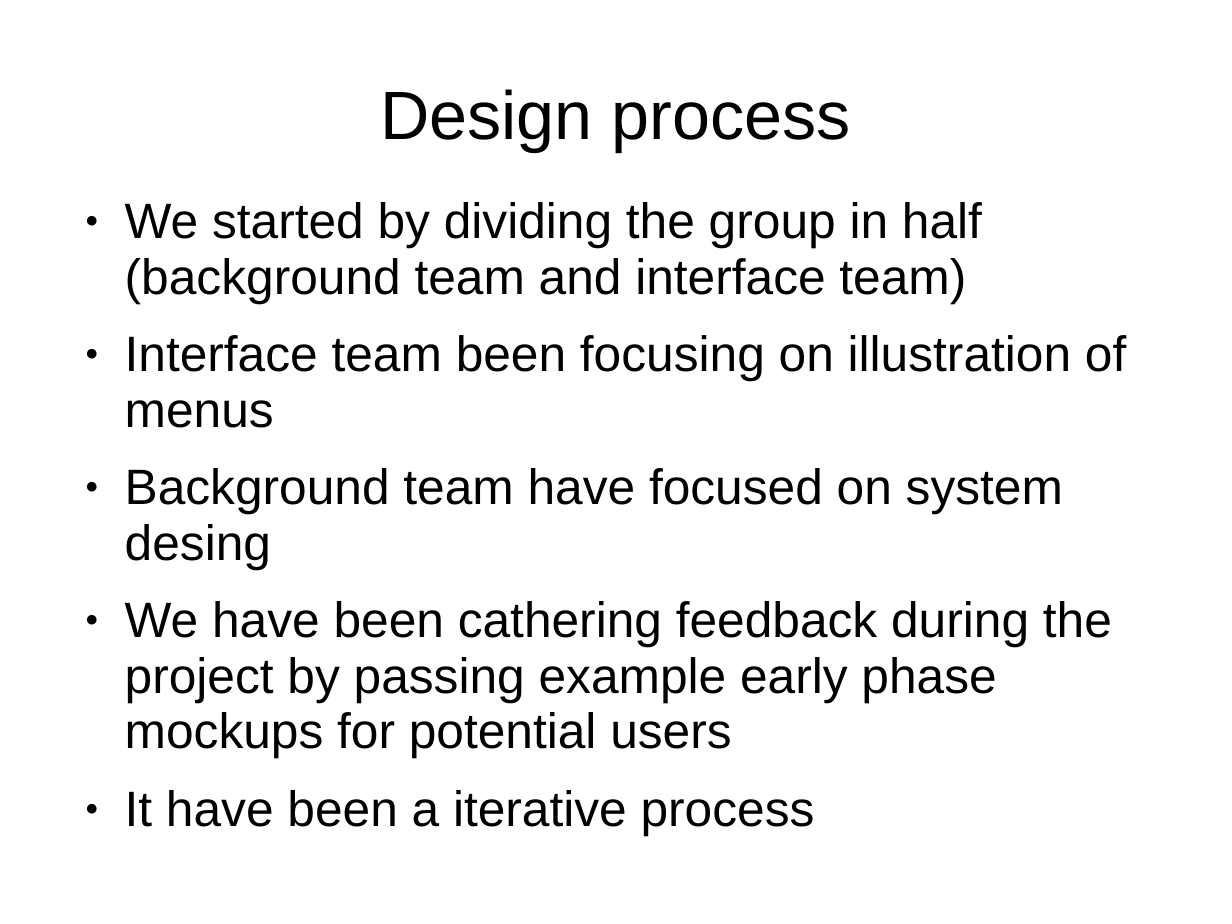
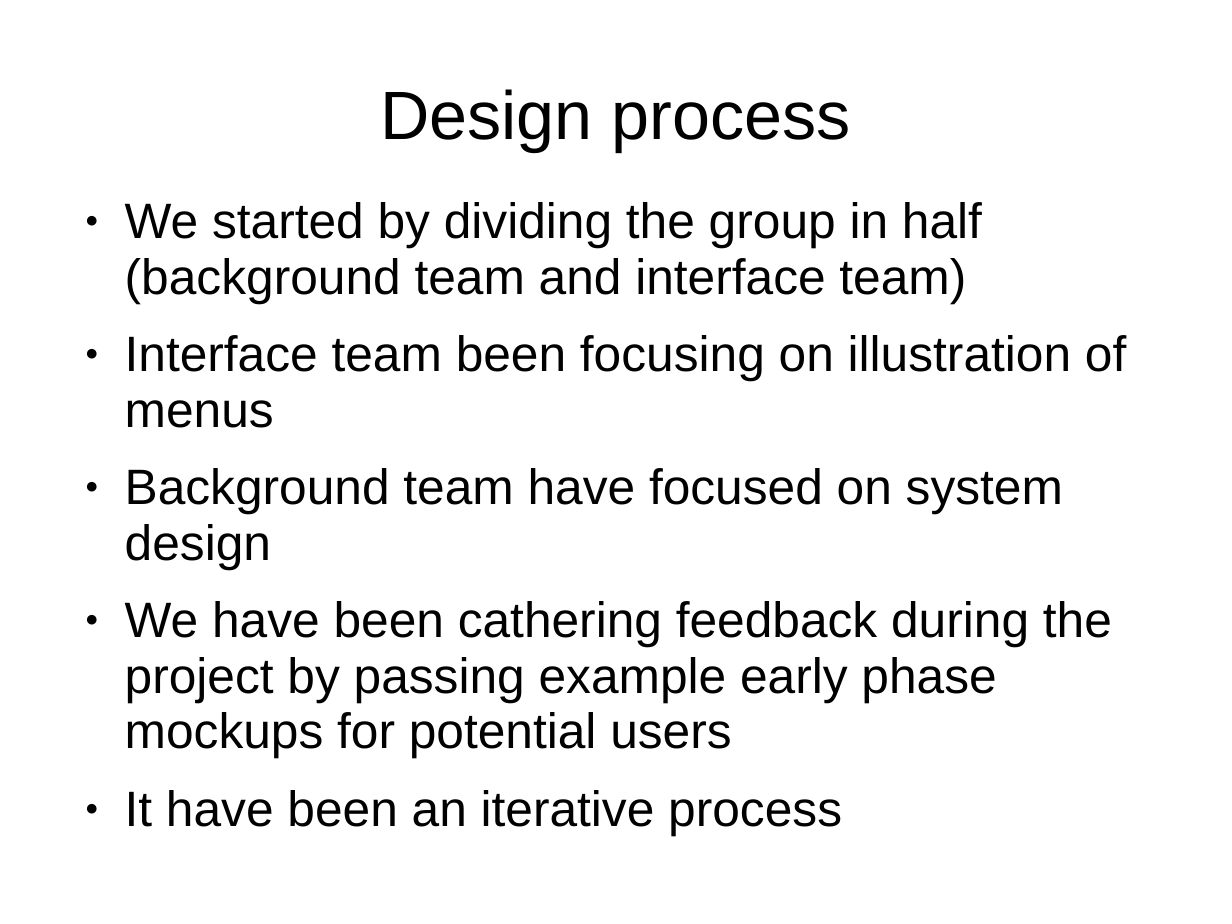
Before and after one commit to wonkale/ACP1-Notification, a slide deck: slide 6 of doc/Notification Manager Presentation.ppt. Drawn at 1232x924 pixels with LibreOffice and Linux fonts; fonts in the diff are those of the drawing. Boxes give left, top, right and bottom in pixels: in the first picture for what was removed or moved away, otherwise in the second. Text is boxed around its words. In the diff, an @@ line names an element or a change of style, - is before the commit and + after.

```diff
--- a/doc/Notification Manager Presentation.ppt
+++ b/doc/Notification Manager Presentation.ppt
@@ text at (x1=125, y1=468, x2=1063, y2=569): text changed @@
-● Background team have focused on system desing
+● Background team have focused on system design
@@ text at (x1=125, y1=790, x2=842, y2=835): text changed @@
-● It have been a iterative process
+● It have been an iterative process
```
Also in this commit, not shown: 2 other slides changed.
